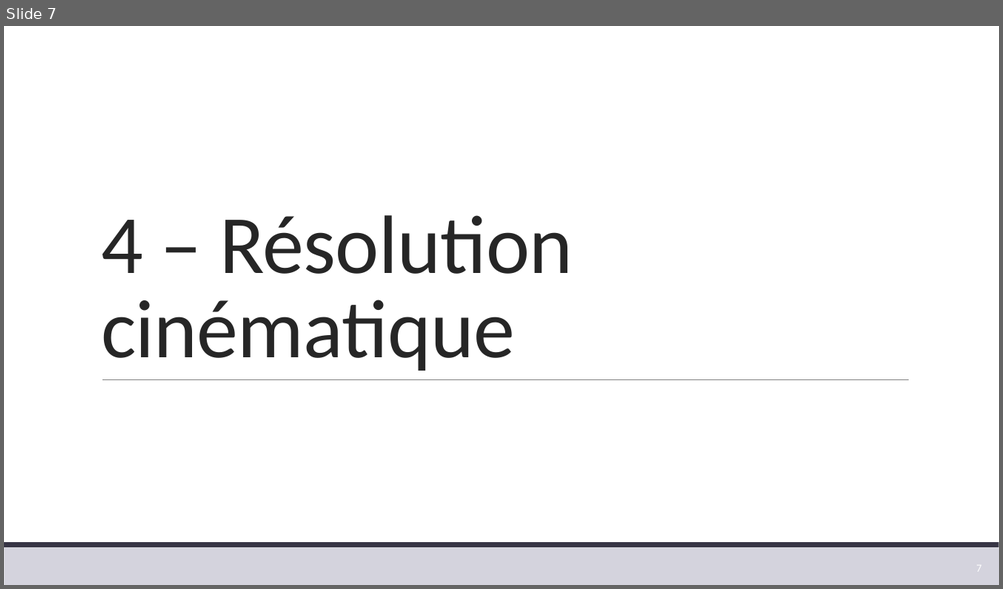
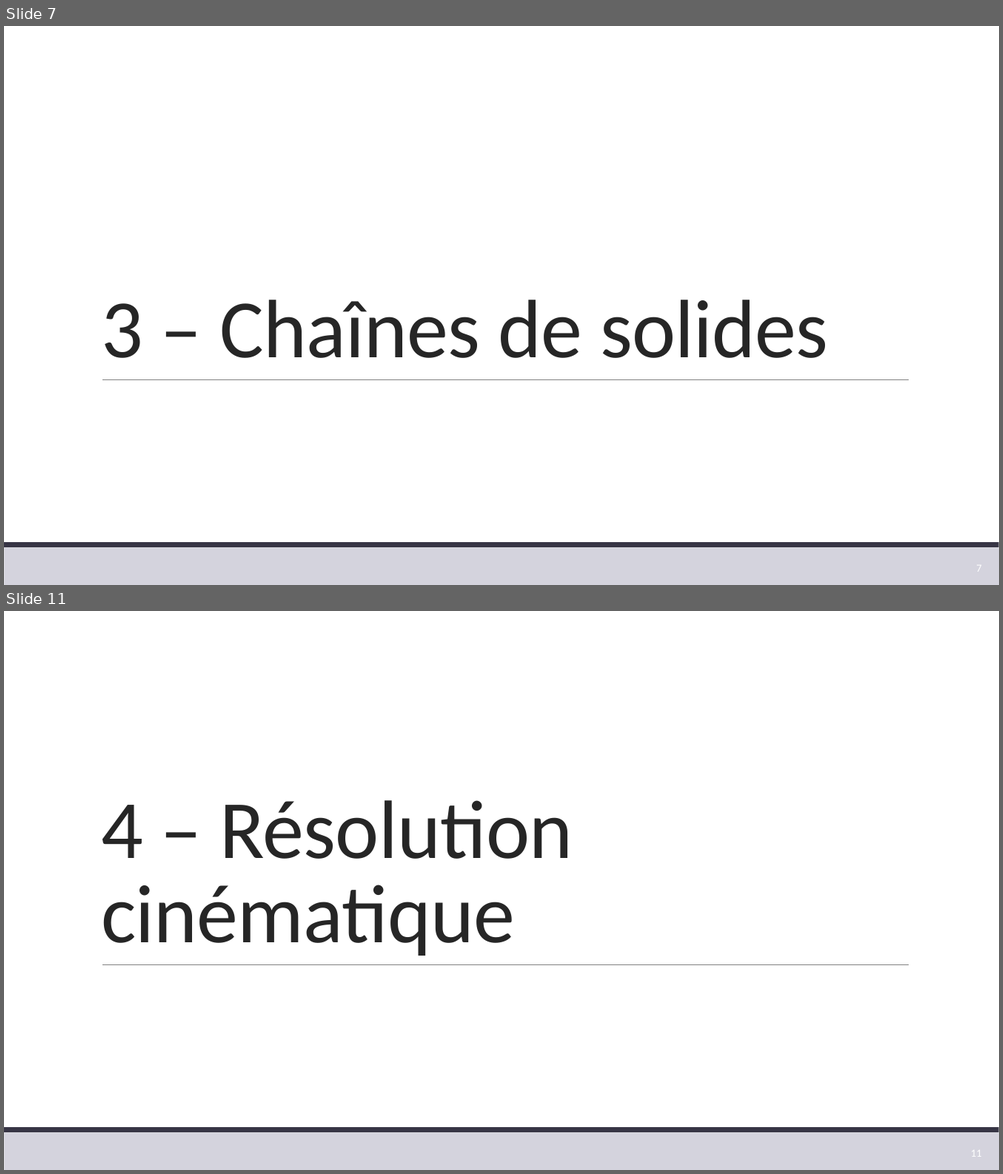
Before and after one commit to xpessoles/TP_Corriges, a slide deck: 02_BrasBeta/02_BrasBeta.pptx. Shown one above the other, each under a label of ours: slide 7 before the commit, slides 7 and 11 after it; the slides between them are not shown. The pictures are 1003x589 and 1003x1174 pixels, drawn with LibreOffice and Linux fonts; fonts in the diff are those of the drawing. Boxes give left, top, right and bottom in pixels: in the first picture for what was removed or moved away, otherwise in the second. Text is boxed around its words. In the diff, an @@ line names an element or a change of style, - is before the commit and + after.

```diff
--- a/02_BrasBeta/02_BrasBeta.pptx
+++ b/02_BrasBeta/02_BrasBeta.pptx
@@ slide 7 added at bbox=[4, 26, 999, 585], background #FFFFFF; not listed: 3 template elements that a slide beside it also shows @@
@@ title added at bbox=[101, 300, 828, 358], 80 pt, text #262626 @@
+3 – Chaînes de solides
@@ page number added at bbox=[976, 565, 981, 569], 10.5 pt, text #FFFFFF @@
+7
@@ what was slide 7 is now slide 11 @@
@@ page number at bbox=[970, 1150, 982, 1157]: text changed @@
-7
+11
```
Also in this commit, not shown: 3 other slides added, 2 other files.
